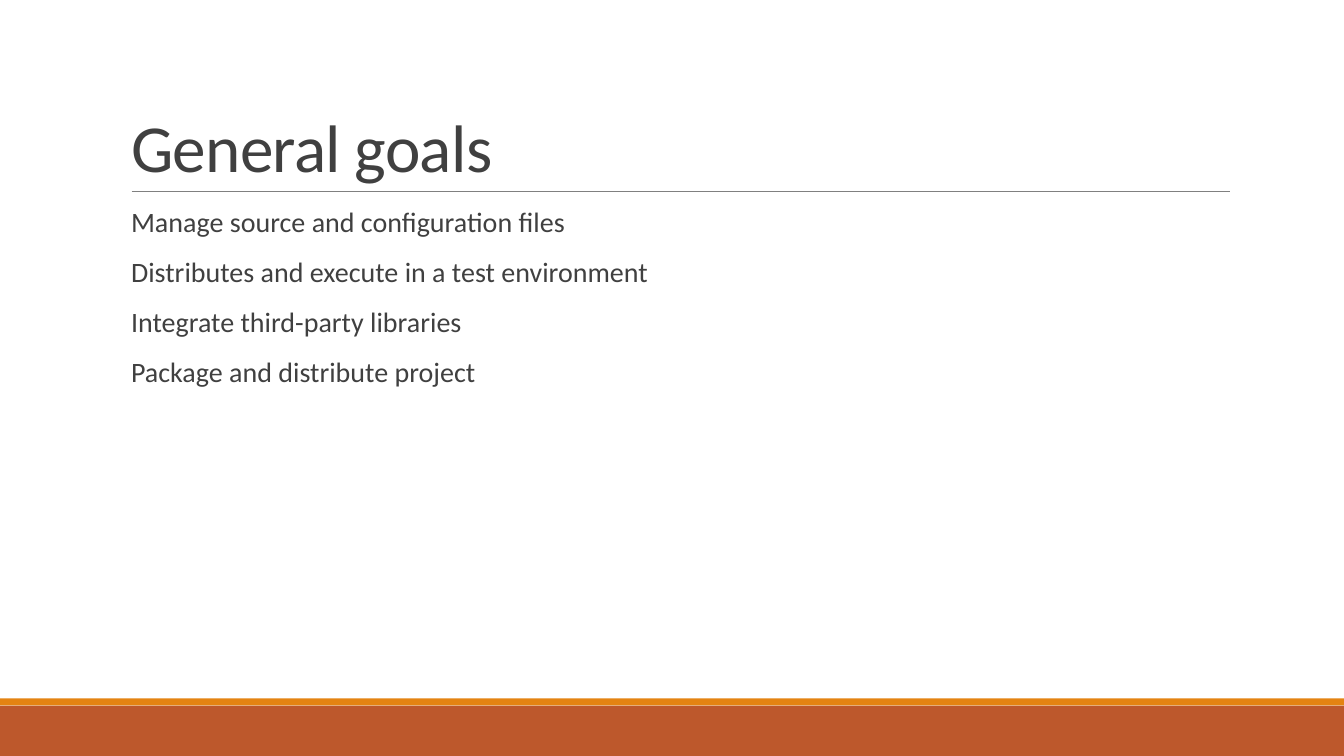
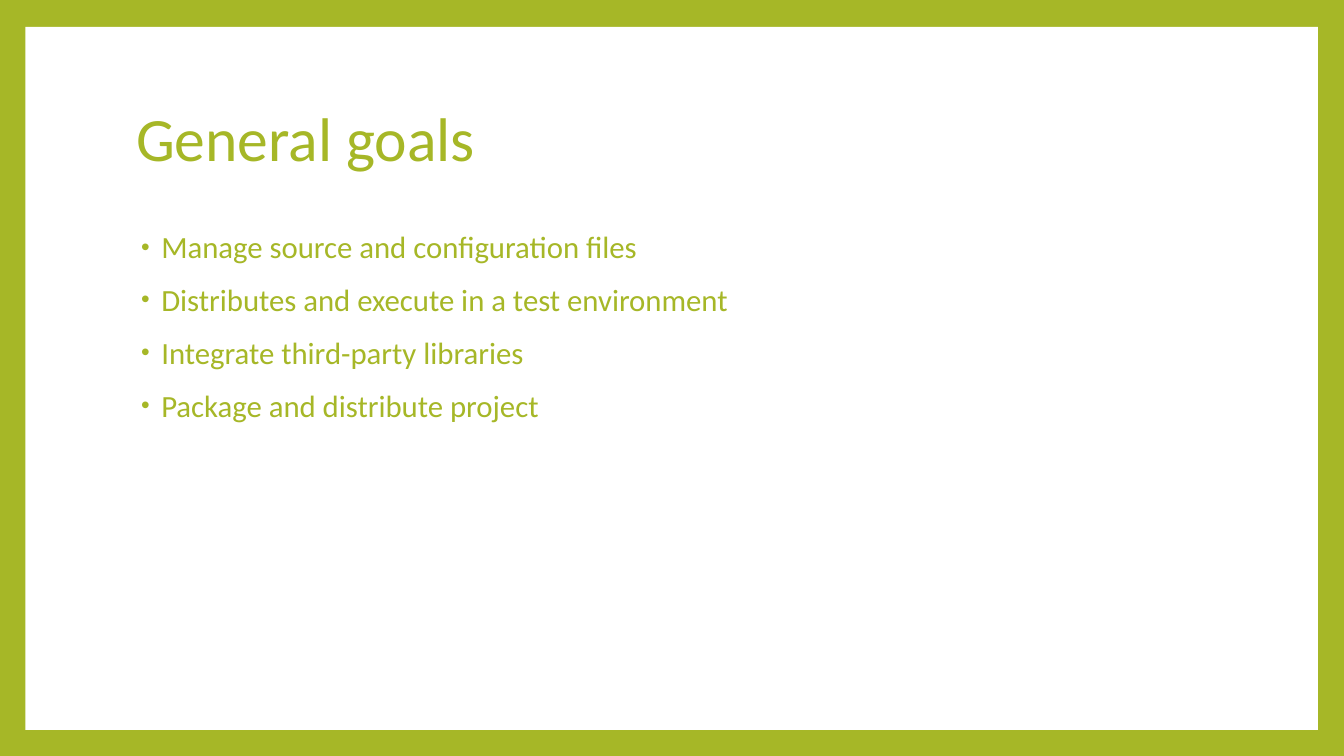
Before and after one commit to minhcnrs/JAVA_Course_Spring_Training, a slide deck: slide 5 of course/Spring-Day9.pptx. Drawn at 1344x756 pixels with LibreOffice and Linux fonts; fonts in the diff are those of the drawing. Boxes give left, top, right and bottom in pixels: in the first picture for what was removed or moved away, otherwise in the second. Text is boxed around its words. In the diff, an @@ line names an element or a change of style, - is before the commit and + after.

```diff
--- a/course/Spring-Day9.pptx
+++ b/course/Spring-Day9.pptx
@@ background #FFFFFF to #A6B727 @@
@@ rectangle added at (25,27,1318,730), fill #FFFFFF @@
@@ title "General goals": place and size @@
-title "General goals" at (131,125,493,184)
+title "General goals" at (136,118,475,172)
@@ title "General goals" at (136,118,475,172): size 48 to 44 pt, text colour #404040 to #A6B727, letter spacing -0.5 to 0 pt; line spacing 0.85 to 0.9; vertical alignment bottom to middle @@
@@ line removed from (132, 192) to (1231, 192) @@
@@ text "Manage source and configuration files": place and size @@
-text "Manage source and configuration files" at (131,212,647,387)
+text "Manage source and configuration files" at (161,236,727,423)
@@ text "Manage source and configuration files" at (161,236,727,423): size 20 to 22 pt, text colour #404040 to #A6B727; bullet   to •; bullet colour #E48312 to #A6B727 @@
@@ rectangle removed at (0,706,1344,756) @@
@@ rectangle removed at (0,699,1344,706) @@
```
Also in this commit, not shown: 43 other slides changed, 3 slides added, 3 slides removed, 8 other files.
